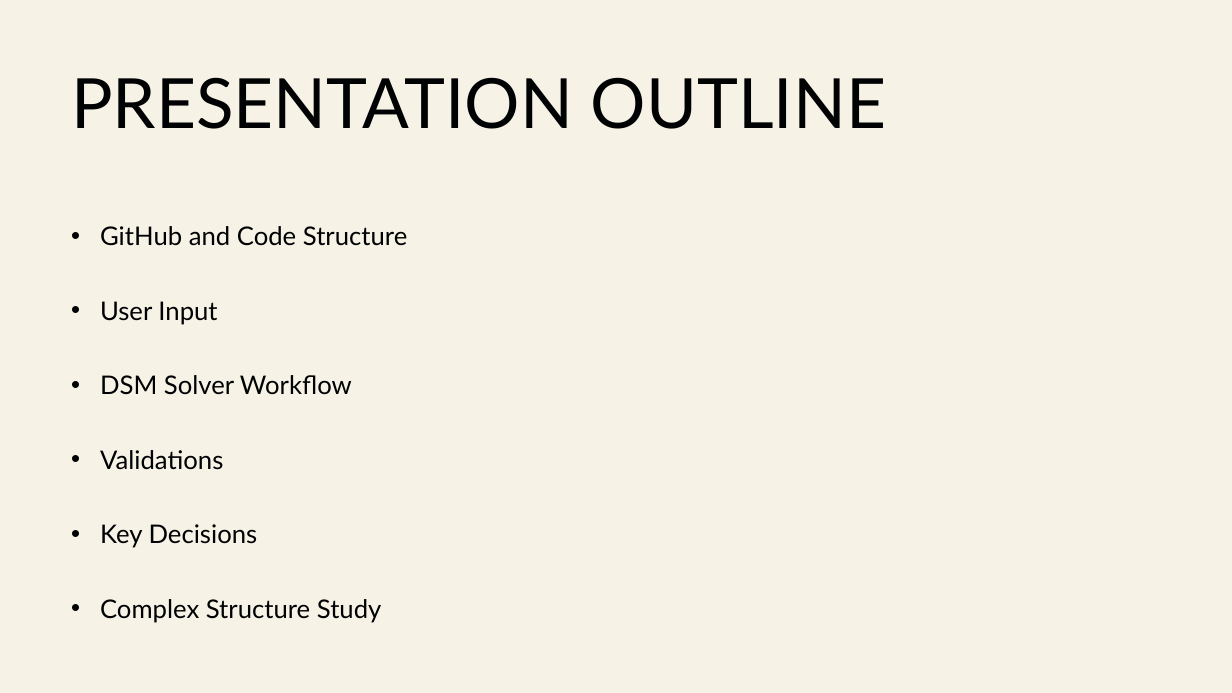
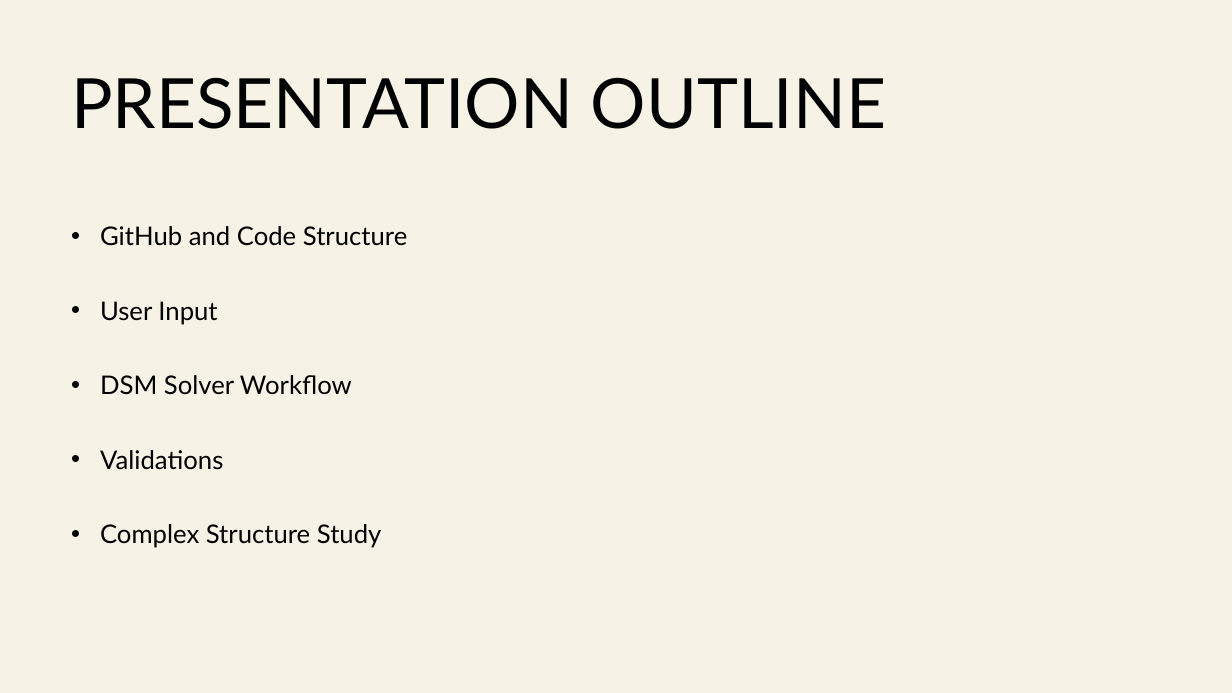
Before and after one commit to wharrow97/CEE6501-Project, a slide deck: slide 2 of presentation/Final Presentation.pptx. Drawn at 1232x693 pixels with LibreOffice and Linux fonts; fonts in the diff are those of the drawing. Boxes give left, top, right and bottom in pixels: in the first picture for what was removed or moved away, otherwise in the second. Text is boxed around its words. In the diff, an @@ line names an element or a change of style, - is before the commit and + after.

```diff
--- a/presentation/Final Presentation.pptx
+++ b/presentation/Final Presentation.pptx
@@ text at [100,524,258,548]: paragraph removed @@
-• Key Decisions
```
Also in this commit, not shown: 3 other slides changed.
